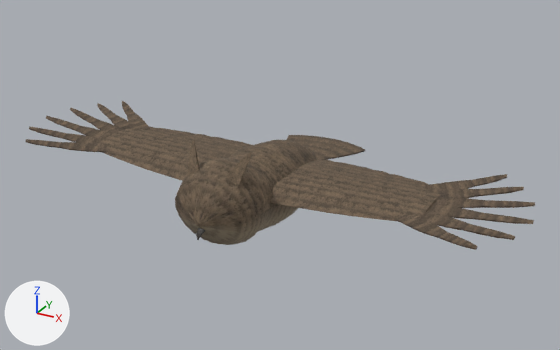
What one commit did to the glTF model experiment/drivein/assets/owl.glb.
Camera for both pictures: a 50 mm camera at (0.811, -1.375, 0.733) aimed at (0.017, 0.069, 0.011). Every picture has the same lights, and +X, +Y and +Z are marked at lower left. The first picture is the older version. Where no turn or scale is listed for an object, it has been applied to the vertices. Vertices at exactly the same position are counted once.

Before the edit, the objects in view are built like this:
```python
me_body = bpy.data.meshes.new('body')
me_body.from_pydata(...)  # 795 vertices, 1240 faces; spans x -0.112..0.112, y -0.238..0.385, z -0.09..0.155
me_body.materials.append(mat_feather)
me_wing_l = bpy.data.meshes.new('wing_L')
me_wing_l.from_pydata(...)  # 527 vertices, 785 faces; spans x 0.0..0.53, y -0.117..0.211, z -0.004..0.054
me_wing_l.materials.append(mat_feather)
me_wing_r = bpy.data.meshes.new('wing_R')
me_wing_r.from_pydata(...)  # 527 vertices, 785 faces; spans x -0.53..0.0, y -0.117..0.211, z -0.004..0.054
me_wing_r.materials.append(mat_feather)
ob_body = bpy.data.objects.new('body', me_body)
ob_body.location = (0.0, 0.0, 0.0)
ob_wing_l = bpy.data.objects.new('wing_L', me_wing_l)
ob_wing_l.location = (0.075, -0.05, 0.03)
ob_wing_r = bpy.data.objects.new('wing_R', me_wing_r)
ob_wing_r.location = (-0.075, -0.05, 0.03)
```
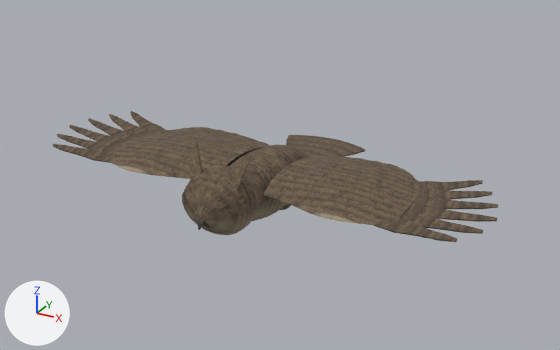
Edits to the bpy script that builds the scene:
```text
Change me_body:
    used by ob_body; location = (0.0, 0.0, 0.0)
    remove me_body.from_pydata(...)  # 795 vertices, 1240 faces; spans x -0.112..0.112, y -0.238..0.385, z -0.09..0.155
    add me_body.from_pydata(...)  # 795 vertices, 1240 faces; spans x -0.112..0.112, y -0.229..0.385, z -0.072..0.152
    me_body part 1: the loose piece of 18 vertices spanning x -0.07..-0.029, y -0.181..-0.143, z 0.087..0.154 is moved by (0.003, 0.005, -0.003)
    me_body part 2: 323 of 795 vertices moved; they spanned x -0.102..0.102, y -0.238..0.216, z -0.084..0.12 and now span x -0.077..0.077, y -0.229..0.206, z -0.063..0.108; mean shift (0.0, -0.001, 0.005); largest move (0.0, -0.138, -0.063) -> (0.0, -0.126, -0.035)
    other edits to the shape of me_body do not show in these pictures
Change me_wing_l:
    used by ob_wing_l; location = (0.075, -0.05, 0.03)
    remove me_wing_l.from_pydata(...)  # 527 vertices, 785 faces; spans x 0.0..0.53, y -0.117..0.211, z -0.004..0.054
    add me_wing_l.from_pydata(...)  # 526 vertices, 784 faces; spans x 0.0..0.475, y -0.095..0.231, z -0.004..0.034
    me_wing_l part 3: the loose piece of 239 vertices spanning x 0.0..0.33, y -0.059..0.211, z -0.004..0.032 is rebuilt with 238 vertices and now spans x 0.0..0.3, y -0.095..0.231, z -0.004..0.029
    me_wing_l part 4: 288 vertices removed from x 0.284..0.53, y -0.117..0.207, z 0.021..0.054; 288 vertices added at x 0.22..0.475, y -0.079..0.185, z 0.004..0.034
Change me_wing_r:
    used by ob_wing_r; location = (-0.075, -0.05, 0.03)
    remove me_wing_r.from_pydata(...)  # 527 vertices, 785 faces; spans x -0.53..0.0, y -0.117..0.211, z -0.004..0.054
    add me_wing_r.from_pydata(...)  # 526 vertices, 784 faces; spans x -0.475..0.0, y -0.095..0.231, z -0.004..0.034
    me_wing_r part 5: the loose piece of 239 vertices spanning x -0.33..0.0, y -0.059..0.211, z -0.004..0.032 is rebuilt with 238 vertices and now spans x -0.3..0.0, y -0.095..0.231, z -0.004..0.029
    me_wing_r part 6: 288 vertices removed from x -0.53..-0.284, y -0.117..0.207, z 0.021..0.054; 288 vertices added at x -0.475..-0.22, y -0.079..0.185, z 0.004..0.034
Change ob_wing_l:
    ob_wing_l.location: (0.075, -0.05, 0.03) -> (0.062, -0.05, 0.035)
Change ob_wing_r:
    ob_wing_r.location: (-0.075, -0.05, 0.03) -> (-0.062, -0.05, 0.035)
```

What differs and where, as boxes [x1, y1, x2, y2] in the pictures (560 x 350 px; the box of a moved part takes in the faces that stretch with it):
'wing_L', reshaped, moved (11% narrower)
    before: [270, 160, 535, 250]
    after: [263, 155, 498, 242]
'body', reshaped (9% shorter)
    before: [175, 135, 365, 245]
    after: [182, 135, 365, 235]
'wing_R', reshaped, moved (15% shorter)
    before: [26, 101, 252, 181]
    after: [53, 111, 270, 179]
part 1 of me_body, moved or reshaped
    before: [194, 140, 200, 170]
    after: [196, 141, 203, 172]
part 2 of me_body, moved or reshaped
    before: [175, 140, 317, 245]
    after: [182, 145, 308, 235]
part 3 of me_wing_l, rebuilt (8% narrower, 14% taller)
    before: [270, 160, 440, 222]
    after: [263, 155, 420, 226]
part 4 of me_wing_l, moved or reshaped
    before: [397, 174, 535, 250]
    after: [373, 180, 498, 242]
part 5 of me_wing_r, rebuilt
    before: [97, 126, 252, 181]
    after: [107, 127, 270, 179]
part 6 of me_wing_r, moved or reshaped
    before: [26, 101, 150, 152]
    after: [53, 111, 168, 163]
